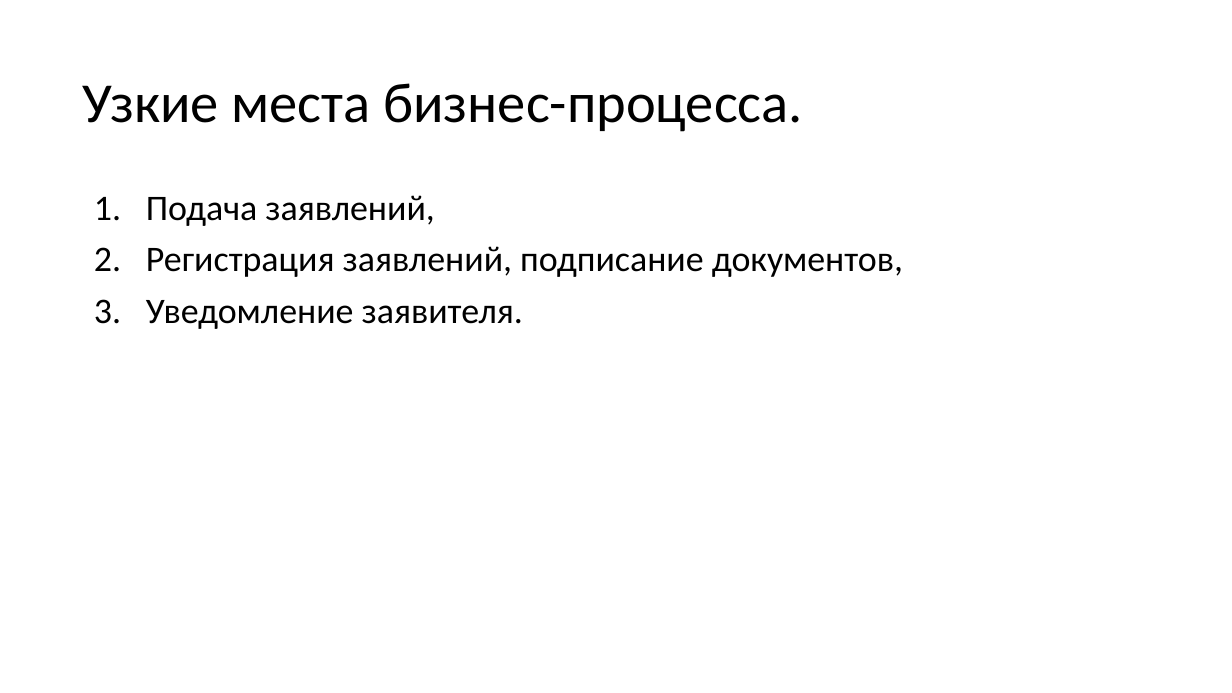
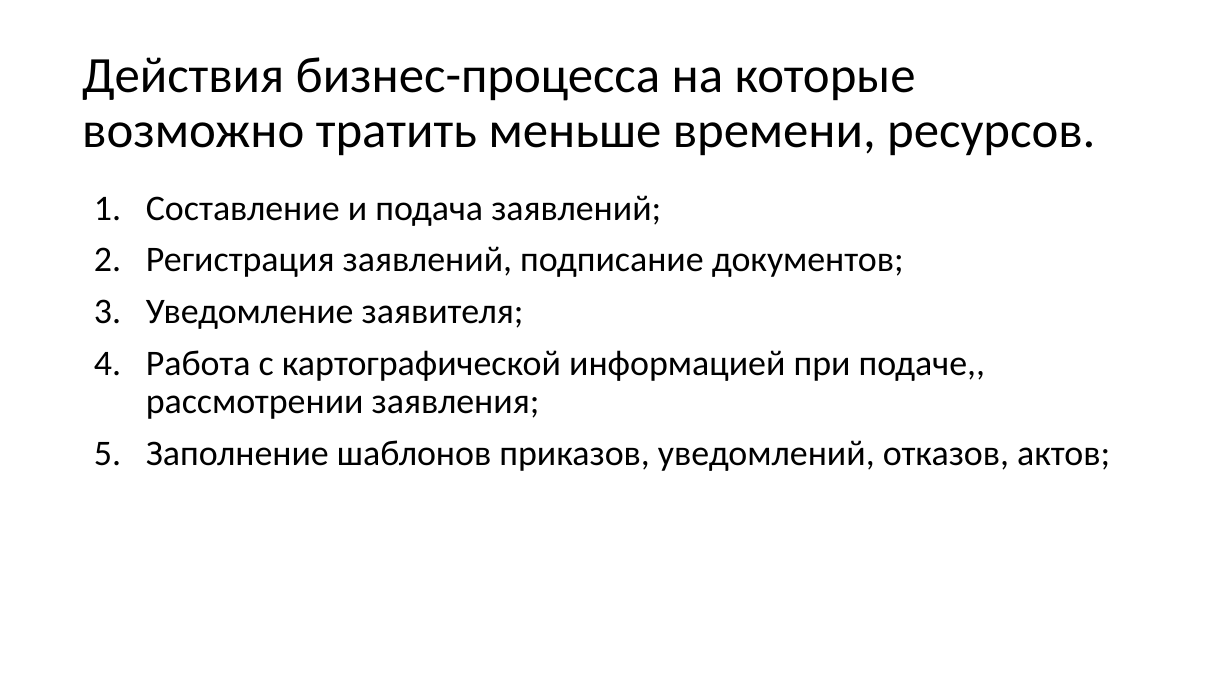
Before and after one commit to mcdodik20008/docs, a slide deck: slide 9 of база-знаний/Презентация.pptx (slide 10 before the commit). Drawn at 1232x693 pixels with LibreOffice and Linux fonts; fonts in the diff are those of the drawing. Boxes give left, top, right and bottom in pixels: in the first picture for what was removed or moved away, otherwise in the second. Text is boxed around its words. In the diff, an @@ line names an element or a change of style, - is before the commit and + after.

```diff
--- a/база-знаний/Презентация.pptx
+++ b/база-знаний/Презентация.pptx
@@ title at <box>82,57,1095,156</box>: text changed; size 44 to 39.6 pt @@
-Узкие места бизнес-процесса.
+Действия бизнес-процесса на которые возможно тратить меньше времени, ресурсов.
@@ text at <box>146,195,1110,471</box>: text changed @@
-1. Подача заявлений,
-2. Регистрация заявлений, подписание документов,
-3. Уведомление заявителя.
+1. Составление и подача заявлений;
+2. Регистрация заявлений, подписание документов;
+3. Уведомление заявителя;
+4. Работа с картографической информацией при подаче,, рассмотрении заявления;
+5. Заполнение шаблонов приказов, уведомлений, отказов, актов;
```
Also in this commit, not shown: 5 other slides changed, 1 slide removed, 2 other files.
